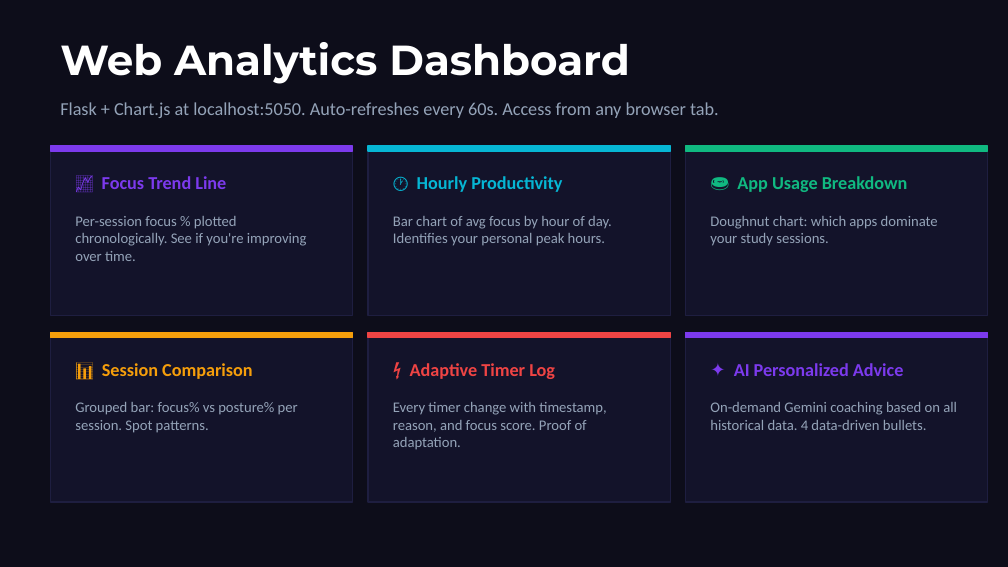
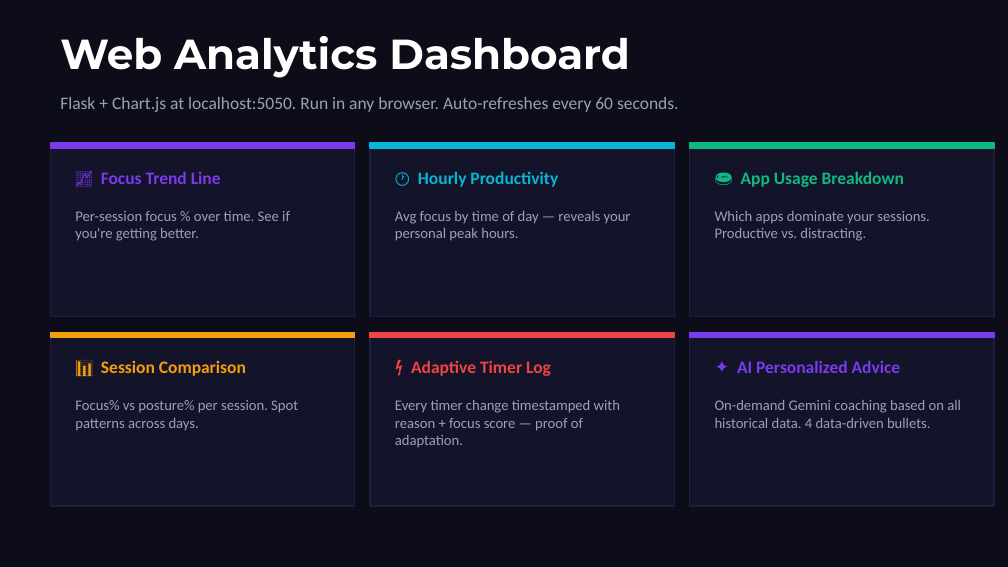
Before and after one commit to safaahussain1/adaptive-pomodoro-buddy, a slide deck: slide 7 of CS153_Pomodoro_Buddy_Slides.pptx. Drawn at 1008x567 pixels with LibreOffice and Linux fonts; fonts in the diff are those of the drawing. Boxes give left, top, right and bottom in pixels: in the first picture for what was removed or moved away, otherwise in the second. Text is boxed around its words. In the diff, an @@ line names an element or a change of style, - is before the commit and + after.

```diff
--- a/CS153_Pomodoro_Buddy_Slides.pptx
+++ b/CS153_Pomodoro_Buddy_Slides.pptx
@@ text "Web Analytics Dashboard": place and size @@
-text "Web Analytics Dashboard" at (60,42,630,84)
+text "Web Analytics Dashboard" at (60,36,630,78)
@@ text at (60,97,679,112): text changed; size 13 to 12.5 pt @@
-Flask + Chart.js at localhost:5050. Auto-refreshes every 60s. Access from any browser tab.
+Flask + Chart.js at localhost:5050. Run in any browser. Auto-refreshes every 60 seconds.
@@ rectangle: place and size @@
-rectangle at (368,146,670,316)
+rectangle at (370,143,674,317)
@@ rectangle: place and size @@
-rectangle at (368,146,670,151)
+rectangle at (370,143,674,148)
@@ rectangle: place and size @@
-rectangle at (685,146,988,316)
+rectangle at (689,143,994,317)
@@ rectangle: place and size @@
-rectangle at (685,146,988,151)
+rectangle at (689,143,994,148)
@@ size 13 to 12.5 pt in 6 elements at (101,361,246,376), (411,360,551,376), (737,360,901,373), (101,171,221,184), (418,171,558,187), (741,171,904,187) @@
@@ text at (75,211,290,241): text changed @@
-Per-session focus % plotted chronologically. See if you're improving over time.
+Per-session focus % over time. See if you're getting better.
@@ text at (395,211,631,241): text changed @@
-Bar chart of avg focus by hour of day. Identifies your personal peak hours.
+Avg focus by time of day — reveals your personal peak hours.
@@ text at (715,211,930,241): text changed @@
-Doughnut chart: which apps dominate your study sessions.
+Which apps dominate your sessions. Productive vs. distracting.
@@ rectangle: place and size @@
-rectangle at (50,333,353,502)
+rectangle at (50,333,355,506)
@@ rectangle: place and size @@
-rectangle at (368,333,670,338)
+rectangle at (370,333,674,338)
@@ rectangle: place and size @@
-rectangle at (368,333,670,502)
+rectangle at (370,333,674,506)
@@ rectangle: place and size @@
-rectangle at (685,333,988,338)
+rectangle at (689,333,994,338)
@@ rectangle: place and size @@
-rectangle at (685,333,988,502)
+rectangle at (689,333,994,506)
@@ text at (75,400,298,430): text changed @@
-Grouped bar: focus% vs posture% per session. Spot patterns.
+Focus% vs posture% per session. Spot patterns across days.
@@ text at (395,400,620,448): text changed @@
-Every timer change with timestamp, reason, and focus score. Proof of adaptation.
+Every timer change timestamped with reason + focus score — proof of adaptation.
@@ text "On-demand Gemini coaching based on ...": place and size @@
-text "On-demand Gemini coaching based on ..." at (710,402,957,430)
+text "On-demand Gemini coaching based on ..." at (715,400,961,428)
```
Also in this commit, not shown: 9 other slides changed, 1 slide added, 3 other files.
